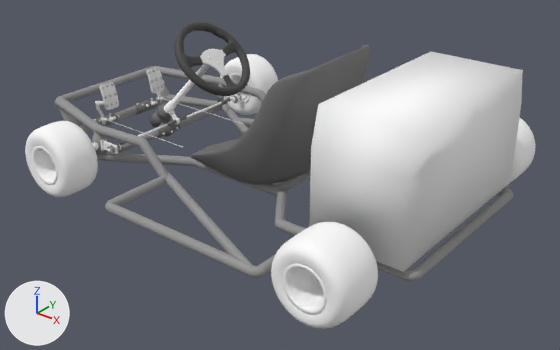
The FBX model Content/Models/kart_1.fbx: old version first, new version second.
Rendered twice from a 50 mm lens placed at (115.5, -137.0, 88.9), pointed at (7.7, -2.2, 5.3). Lighting does not change. The marker at lower left points along +X, +Y and +Z. Where no turn or scale is listed for an object, it has been applied to the vertices. Vertices at the same position are counted once.

Objects in the first picture: 'Body', 'm_pedal_L', 'm_pedal_R', 'm_steering_assembly', 'm_steering_assembly.002', 'm_wheel_FL', 'm_wheel_FR', 'm_wheel_RL', 'm_wheel_RR', 'm_wheel_hub_FL', 'm_wheel_hub_RL'.
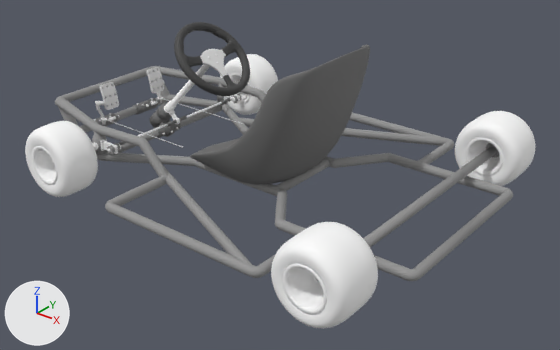
Diff of the bpy script that builds the scene:
```diff
--- a/Content/Models/kart_1.fbx.py
+++ b/Content/Models/kart_1.fbx.py
@@ me_vertexes @@
 me_vertexes.from_pydata(...)  # 6876 vertices, 6173 faces; spans x -59.0..57.7, y -41.3..41.3, z 4.8..38.7
 # used by ob_body; location = (0.0, 0.0, 0.0)
+# me_vertexes part 1: the loose piece of 18 vertices spanning x 33.2..55.5, y -24.4..24.4, z 7.6..35.8 is deleted
 me_vertexes.materials.append(mat_default)
```

Location of each change, [x1, y1, x2, y2] in pixels of the pictures (560 x 350 px):
'Body', reshaped
    before: [55, 45, 523, 281]
    after: [55, 45, 513, 281]
part 1 of me_vertexes, deleted
    before: [310, 51, 523, 272]
'm_wheel_RR', unchanged, uncovered by the edit
    before: [510, 117, 535, 182]
    after: [455, 111, 535, 186]
'm_wheel_hub_RR', unchanged, uncovered by the edit
    after: [465, 138, 503, 176]
